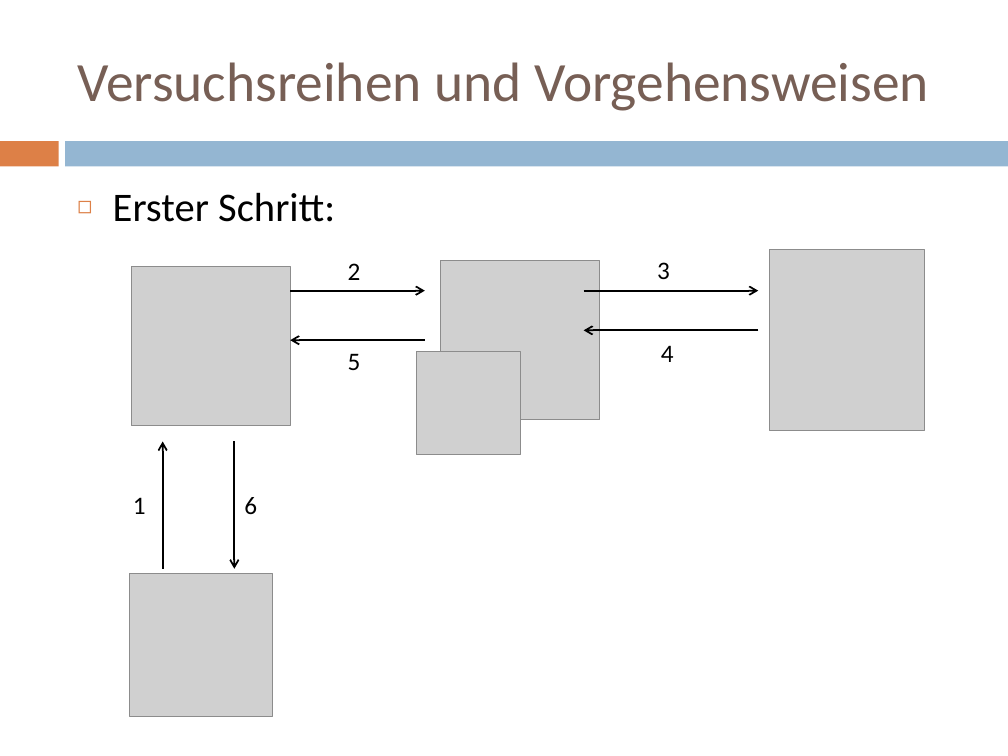
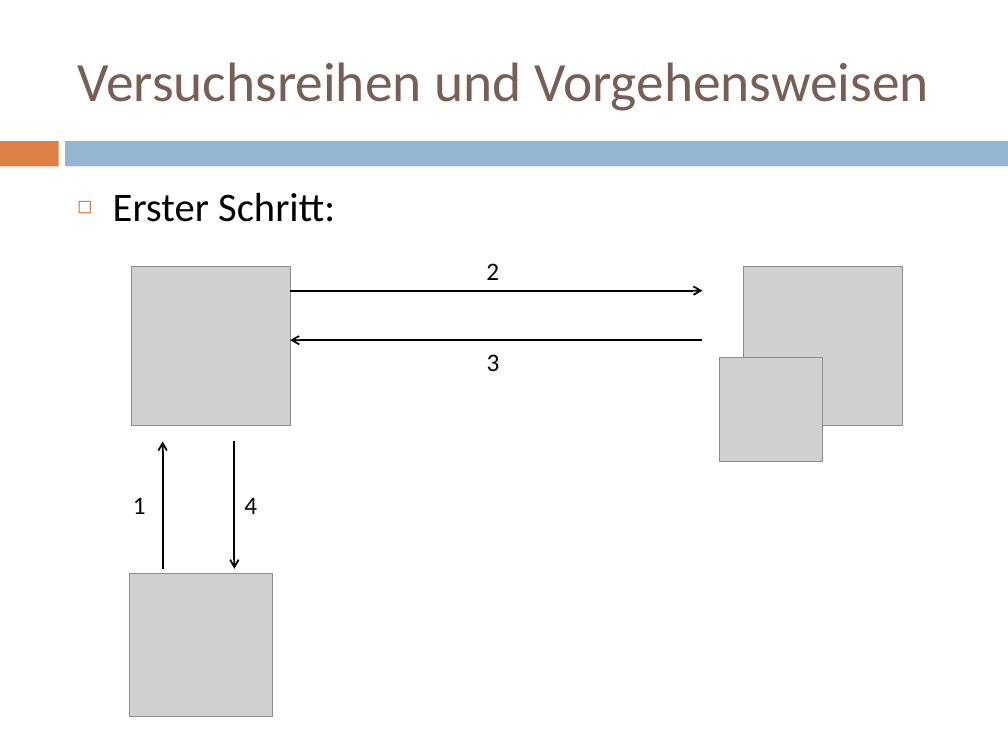
Before and after one commit to doctordebug/Hackerpraktikum, a slide deck: slide 17 of Präsentationen/PT3.pptx (slide 12 before the commit). Drawn at 1008x756 pixels with LibreOffice and Linux fonts; fonts in the diff are those of the drawing; grey boxes stand for pictures. Boxes give left, top, right and bottom in pixels: in the first picture for what was removed or moved away, otherwise in the second. Text is boxed around its words. In the diff, an @@ line names an element or a change of style, - is before the commit and + after.

```diff
--- a/Präsentationen/PT3.pptx
+++ b/Präsentationen/PT3.pptx
@@ text "2": place and size @@
-text "2" at (348,263,361,280)
+text "2" at (486,263,499,280)
@@ picture: place and size @@
-picture at (440,261,600,420)
+picture at (744,267,903,426)
@@ picture removed at (770,250,924,430) @@
@@ arrow moved from (290, 290) - (425, 290) to (290, 290) - (703, 290) @@
@@ arrow removed from (584, 290) to (758, 290) @@
@@ arrow moved from (425, 341) - (290, 341) to (703, 341) - (290, 341) @@
@@ text removed at (348,353,361,370) @@
-5
@@ text "3": place and size @@
-text "3" at (657,262,670,279)
+text "3" at (487,354,500,371)
@@ arrow removed from (758, 331) to (584, 331) @@
@@ text removed at (661,345,674,362) @@
-4
@@ picture: place and size @@
-picture at (416,352,520,456)
+picture at (720,358,824,462)
@@ text at (244,497,257,514): text changed @@
-6
+4
```
Also in this commit, not shown: 6 other slides changed, 5 slides added, 8 other files.
